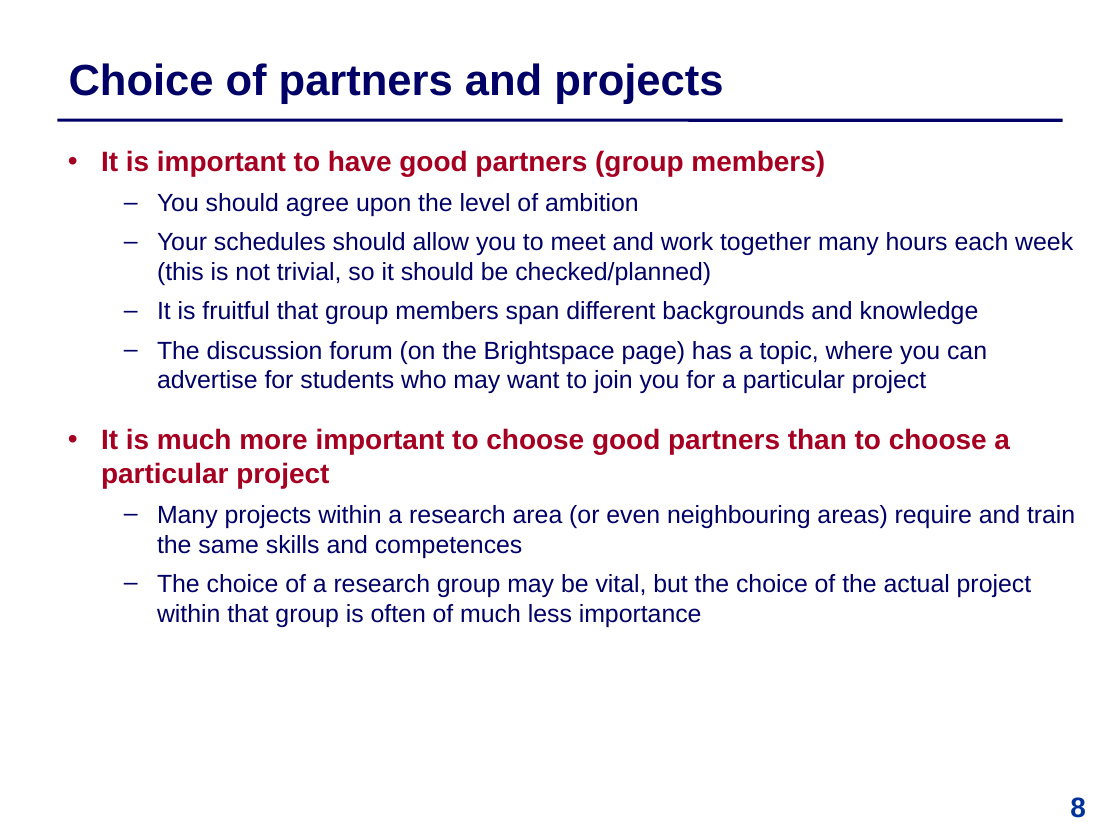
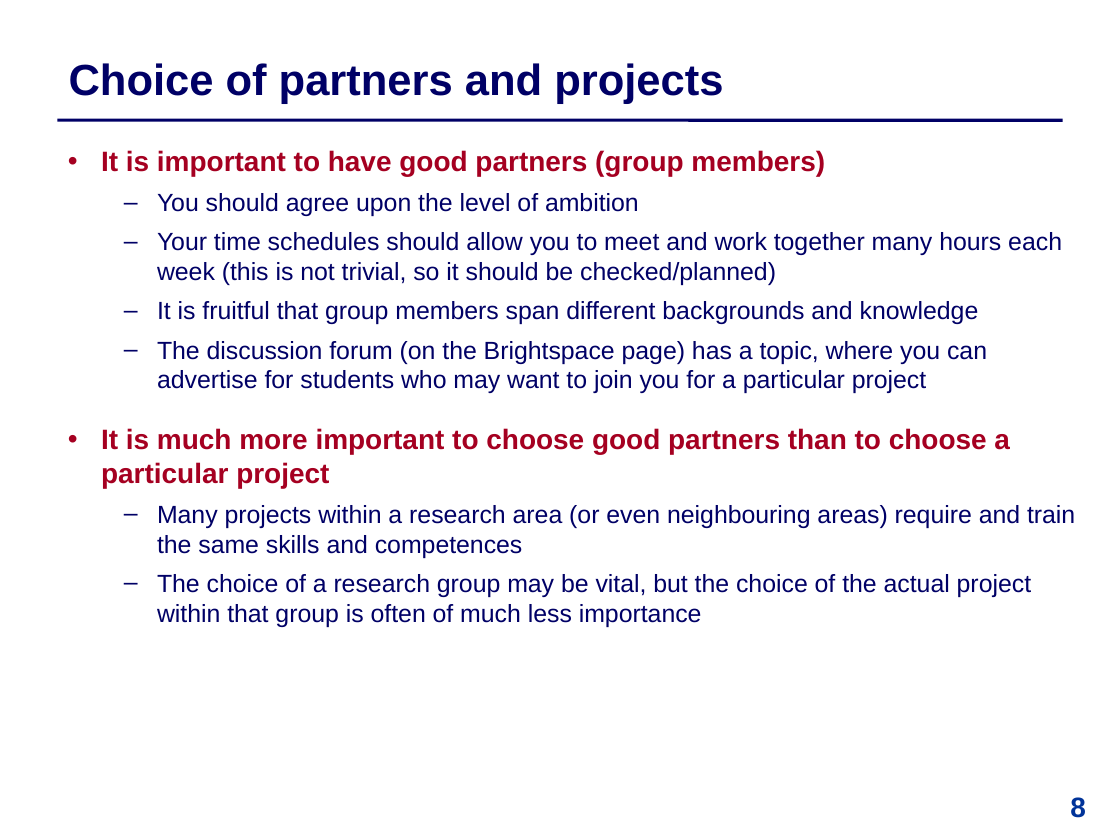
Before and after one commit to IntProgAU/Materiale, a slide deck: slide 8 of web/b25/0 Information Meeting.pptx. Drawn at 1120x840 pixels with LibreOffice and Linux fonts; fonts in the diff are those of the drawing. Boxes give left, top, right and bottom in pixels: in the first picture for what was removed or moved away, otherwise in the second. Text is boxed around its words. In the diff, an @@ line names an element or a change of style, - is before the commit and + after.

```diff
--- a/web/b25/0 Information Meeting.pptx
+++ b/web/b25/0 Information Meeting.pptx
@@ text at box(157, 232, 1062, 285): text changed @@
-  – Your schedules should allow you to meet and work together many hours each week (this is not trivial, so it should be checked/planned)
+  – Your time schedules should allow you to meet and work together many hours each week (this is not trivial, so it should be checked/planned)
```
Also in this commit, not shown: 4 other slides changed.
